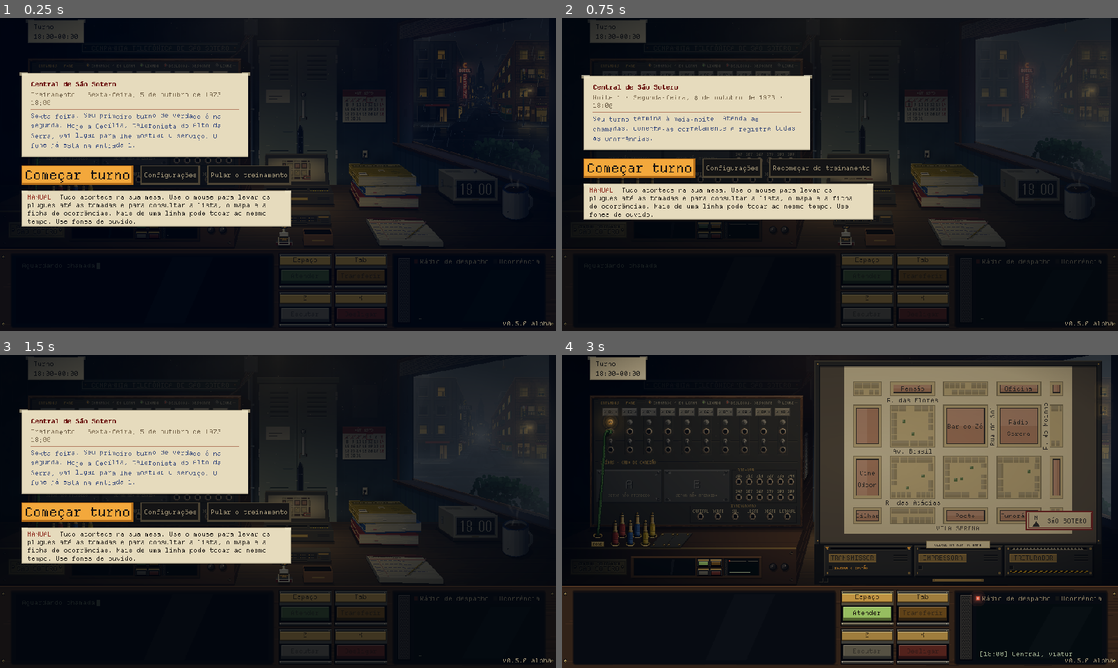
Above: before the commit, frames 1-4 (two rows, left to right).
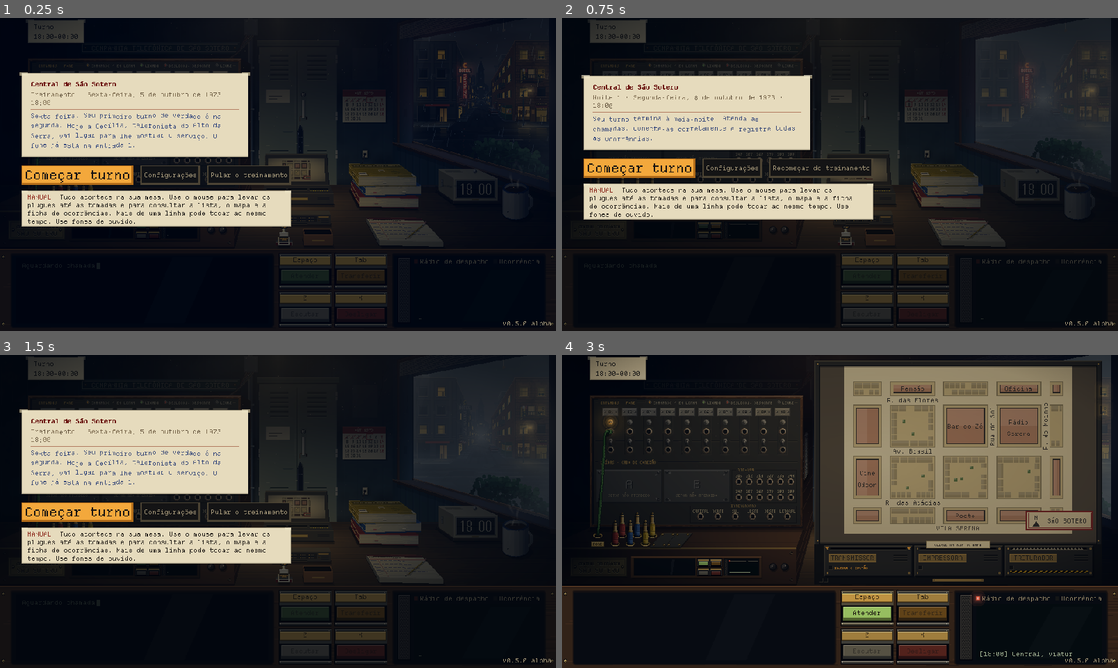
Above: after the commit, the same moments.

Repository: MendelDdS/Project-Switchboard
Game: Godot game, scene res://scenes/app.tscn
The game is run twice, just before and just after one commit, with the same random seed, the same clock (stepped at 60 frames per second) and the same inputs.
Inputs (mouse positions are in pixels of both pictures, inside the frame that each line leads up to):
- Up to frame 1 (0.25 s): no input
- Up to frame 2 (0.75 s): click "Pular o treinamento" at 0.5 s
- Up to frame 3 (1.5 s): click "Recomeçar do treinamento" at 1.25 s
- Up to frame 4 (3 s): click "Começar turno" at 2 s; tap Enter at 2.75 s; drag from (840, 511) to (895, 442) at 2.77 s

The runs differ from the first frame. In frame 1, less than 0.1% of the frame differs, in the area x 9-11%, y 68-70%; in frame 2, less than 0.1%; in frame 3, less than 0.1%; in frame 4, less than 0.1%, in the area x 9-84%, y 50-70%.

Commit message:
fix(#0000): pixel collisions on the maker plate and the dispatch map; the maker plate 32 px tall instead of 26, so the tilde of SÃO no longer touches the engraved line above and the accent of Ô clears the frame; map place names measured against the building roof with 1 px of air instead of the whole block (Bilhar and Funerária spilled out of their buildings), the square strip inset to keep its old fit; the map seal counted in the label boxes so no name is drawn under it
Co-Authored-By: Claude Opus 5.5 <noreply@anthropic.com>
Claude-Session: https://claude.ai/code/session_014nRmxjsTLCdWYY9jhtrTZQ

Diff:
--- a/scripts/ui/background.gd
+++ b/scripts/ui/background.gd
@@ -2174,7 +2174,7 @@
 		var rr := Rect2(radio.global_position - global_position, radio.size)
 		var my := roundf((sy + fy) / 2.0)
 		var px := maxf(fx0, 0.0) + 8.0   # a coluna dos parafusos da beira: a plaqueta fica no meio entre ela e a miniatura
-		Switchboard.draw_maker_plate(self, Rect2(roundf((px + rr.position.x - 96.0) / 2.0), my - 13, 96, 26))   # a plaqueta do fabricante
+		Switchboard.draw_maker_plate(self, Rect2(roundf((px + rr.position.x - 96.0) / 2.0), my - 16, 96, 32))   # a plaqueta do fabricante
 		for i in 2:   # baquelite: a borda em volta do tampo, os dois com a luz no alto à esquerda, a espaços iguais entre a miniatura e a beira
 			var c := Vector2(rr.end.x + roundf((fx1 - rr.end.x) * (i + 1) / 3.0), my)
 			_sprite(PixelArt.disc(15, [[7.0, Color(0, 0, 0, 0.35)]]), c + Vector2(1, 2))
--- a/scripts/ui/city_map.gd
+++ b/scripts/ui/city_map.gd
@@ -307,7 +307,9 @@
 
 func _draw() -> void:
 	_view()
+	var seal := Rect2(_seen().end - Vector2(124, 40), Vector2(118, 34))   # o selo, no canto da vista: nenhum nome embaixo dele
 	_boxes = blocked.duplicate()
+	_boxes.append(seal)
 	_places.clear()
 	var xf := Transform2D(0.0, Vector2(_k, _k), 0.0, _off)
 	draw_rect(Rect2(Vector2.ZERO, size), Pal.INK_SOFT)
@@ -347,8 +349,7 @@
 			if shown(s) and not SHEET_SECTOR[s] in _before:
 				draw_rect(Rect2(SHEETS[s], SHEET), Color(Pal.INK_SOFT, 1.0 - smoothstep(0.0, 1.0, _reveal)))
 	_use(Transform2D.IDENTITY)
-	# o selo, no canto da vista (o mesmo do mapa da mesa): a moldura vermelha, a rosa dos ventos e o nome da cidade
-	var seal := Rect2(_seen().end - Vector2(124, 40), Vector2(118, 34))
+	# o selo (o mesmo do mapa da mesa): a moldura vermelha, a rosa dos ventos e o nome da cidade
 	draw_rect(seal, Pal.SEAL)
 	draw_rect(seal.grow(-2), PAPER)
 	draw_rect(seal.grow(-4), Pal.SEAL, false, 1.0)
@@ -412,15 +413,16 @@
 				return
 
 
-## Nome do lugar no quarteirão `r` (coordenadas do mapa): numa linha, em duas ("Hotel / Estrela") ou em pé no
-## quarteirão estreito; se não couber, só aproximando.
+## Nome do lugar dentro de `r` (coordenadas do mapa: o telhado do prédio, a faixa da praça), com 1 px livre de cada
+## lado (a largura do texto já traz 1 px de ar depois da última letra): numa linha, em duas ("Hotel / Estrela") ou em
+## pé no prédio estreito; se não couber, só aproximando.
 func _place_name(r: Rect2, txt: String, up: bool) -> void:
 	var c := r.get_center()
 	if up:
-		if _width(txt, 11) <= r.size.y * _k - 6:
+		if _width(txt, 11) <= r.size.y * _k - 1:
 			_label(c + Vector2(5, 0), txt, 11, LINE, Color.TRANSPARENT, true)
 		return
-	var room := r.size.x * _k - 6
+	var room := r.size.x * _k - 1
 	if _width(txt, 11) <= room:
 		_label(c + Vector2(0, 6), txt, 11)
 		return
@@ -453,14 +455,14 @@
 			draw_rect(r.grow(-2), Pal.MAP_PLAZA if lm == T.Key.MAP_SQUARE else tint)
 			if lm == T.Key.MAP_SQUARE:
 				_draw_square(r.grow(-2))
-				_places.append([Rect2(o.x + r.position.x, o.y + r.end.y - 30, r.size.x, 30), T.text(lm), false])
+				_places.append([Rect2(o.x + r.position.x + 4, o.y + r.end.y - 30, r.size.x - 8, 30), T.text(lm), false])
 			elif lm != -1:   # o lugar: um prédio só, de duas águas como as casas, com o terreno em volta
 				var b := r.grow(-8)
 				draw_rect(b, LINE)
 				draw_rect(b.grow(-2), Pal.MAP_LANDMARK)
 				var lit := Rect2(b.position + Vector2(2, 2), (b.size - Vector2(4, 4)) * (Vector2(1, 0.5) if b.size.x >= b.size.y else Vector2(0.5, 1)))
 				draw_rect(lit.abs(), Pal.MAP_LANDMARK.lightened(0.12))
-				_places.append([Rect2(o + r.position, r.size), T.text(lm), r.size.x < 60])
+				_places.append([Rect2(o + b.position, b.size).grow(-2), T.text(lm), r.size.x < 60])   # no telhado: medido no quarteirão, vazava do prédio
 			else:
 				_houses(r.grow(-4), sector * 31 + ci * 7 + ri * 3, tint)
 
--- a/scripts/ui/switchboard_panel.gd
+++ b/scripts/ui/switchboard_panel.gd
@@ -313,8 +313,9 @@
 	return 0.35
 
 
-## A plaqueta de latão do fabricante em `r` (96×26), desenhada pelo cenário na frente do console, ao lado da miniatura
-## do painel: o nome da central gravado (escuro, com o brilho embaixo) e um parafuso em cada ponta.
+## A plaqueta de latão do fabricante em `r` (96×32), desenhada pelo cenário na frente do console, ao lado da miniatura
+## do painel: o nome da central gravado (escuro, com o brilho embaixo) e um parafuso em cada ponta. Com 26 de altura,
+## o acento do Ô caía no friso e o til de "SÃO" encostava no pé da linha de cima: agora há 1 px livre entre eles.
 static func draw_maker_plate(ci: CanvasItem, r: Rect2) -> void:
 	var pal := HOLE_PAL
 	var cx := r.get_center().x
@@ -330,7 +331,7 @@
 		PixelArt.sprite(ci, _disc(5, [[1.5, pal["F"], pal["f"], pal["b"]], [2.5, pal["w"]]]), Vector2(x, r.get_center().y))
 		ci.draw_rect(Rect2(x - 1.0, r.get_center().y, 3, 1), pal["w"])   # a fenda
 	var maker := PixelArt.tiny(T.text(T.Key.BOARD_MAKER))
-	var at := Vector2(roundf(cx - maker.get_width() / 2.0), r.position.y + 2.0)
+	var at := Vector2(roundf(cx - maker.get_width() / 2.0), r.position.y + 5.0)   # o acento 2 px abaixo do friso
 	ci.draw_texture(maker, at + Vector2(0, 1), pal["F"])
 	ci.draw_texture(maker, at, pal["w"])
 	var town := "SÃO SOTERO"
Not shown, changed: HISTORICO.md
